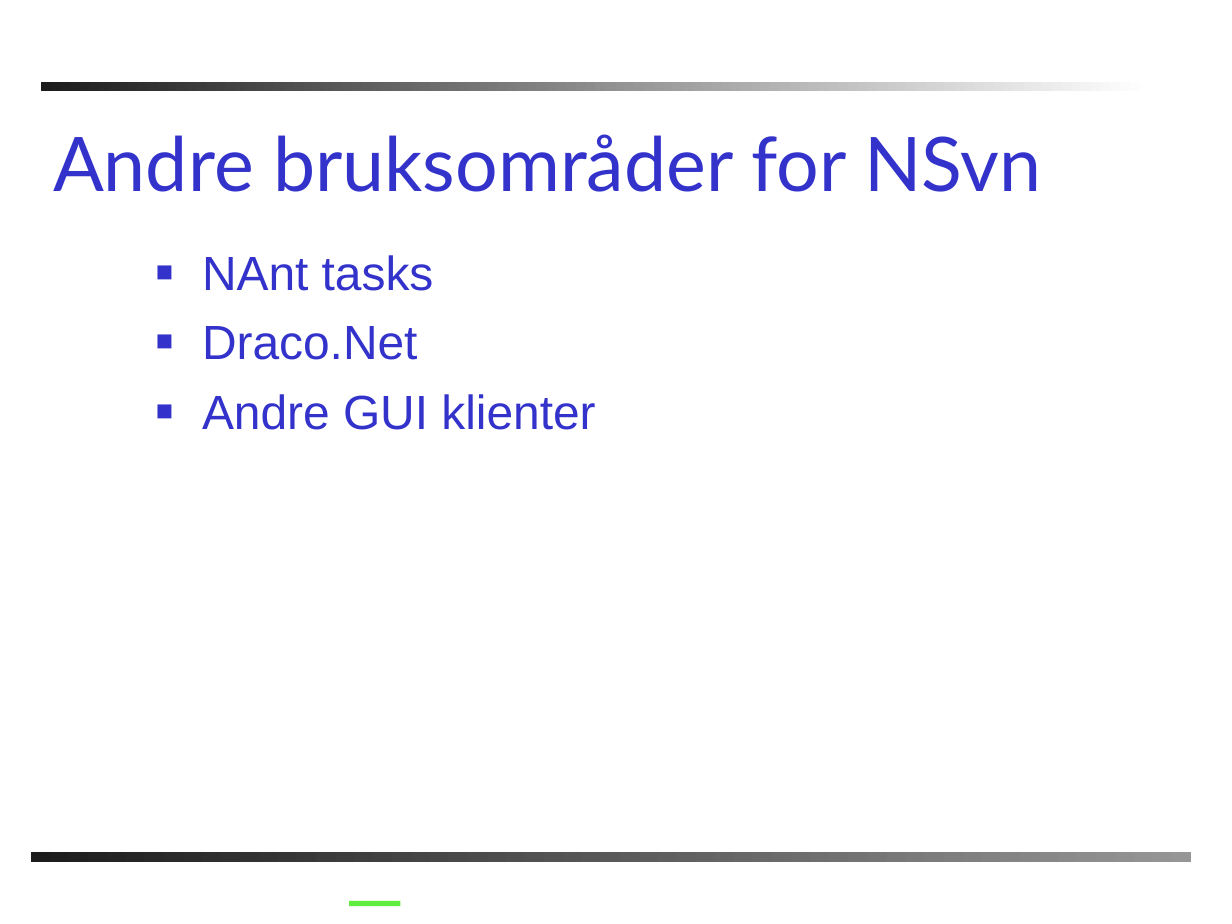
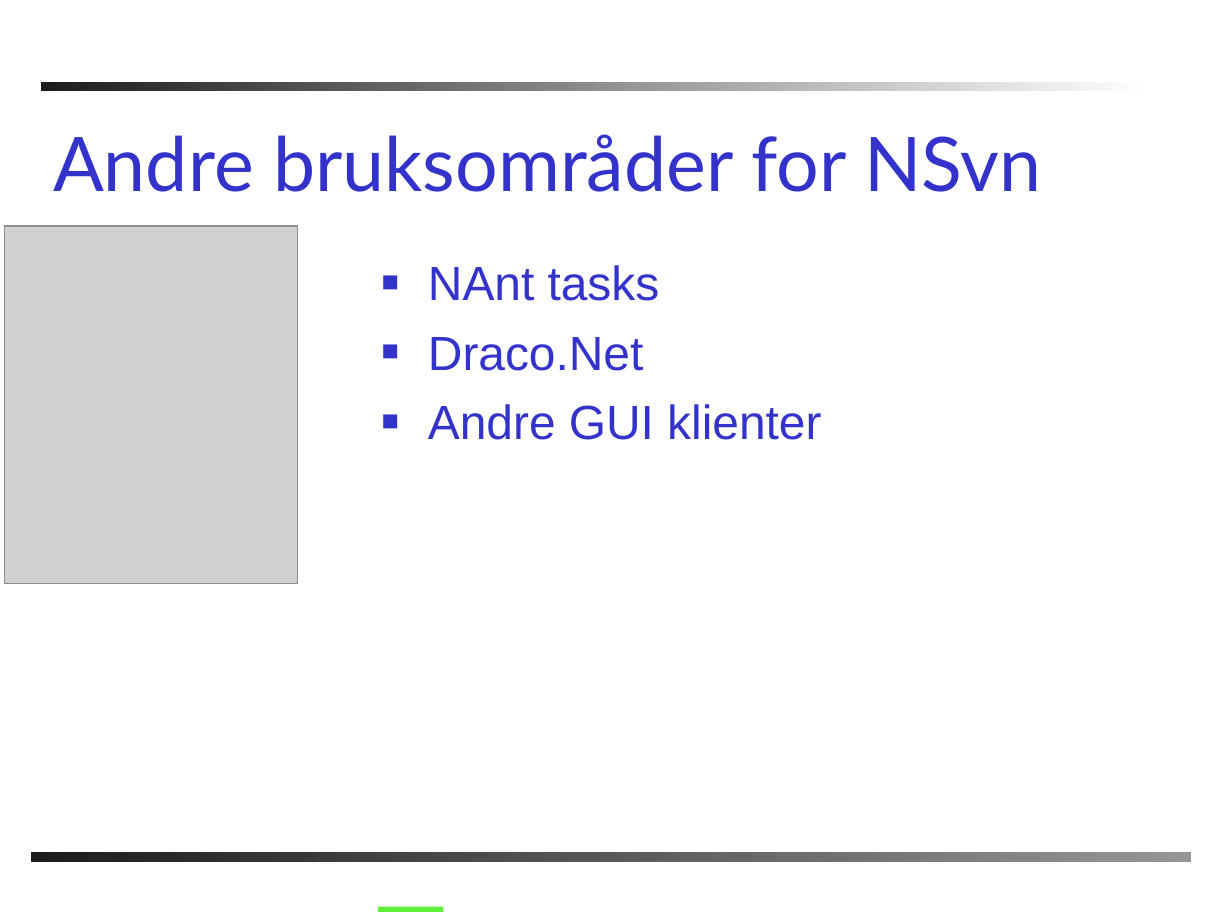
Before and after one commit to windygu/AnkhSVN, a slide deck: slide 11 of doc/powerpoint/Subversion_addin_for_VS.NET.ppt (slide 15 before the commit). Drawn at 1232x924 pixels with LibreOffice and Linux fonts; fonts in the diff are those of the drawing; grey boxes stand for pictures; background and template pictures are left out. Boxes give left, top, right and bottom in pixels: in the first picture for what was removed or moved away, otherwise in the second. Text is boxed around its words. In the diff, an @@ line names an element or a change of style, - is before the commit and + after.

```diff
--- a/doc/powerpoint/Subversion_addin_for_VS.NET.ppt
+++ b/doc/powerpoint/Subversion_addin_for_VS.NET.ppt
@@ picture added at box(5, 225, 298, 583) @@
@@ text "NAnt tasks": place and size @@
-text "NAnt tasks" at box(202, 255, 595, 430)
+text "NAnt tasks" at box(428, 265, 821, 440)
@@ line moved from (349, 903) - (400, 903) to (378, 909) - (444, 909) @@
```
Also in this commit, not shown: 14 other slides changed, 2 slides added, 8 slides removed.
